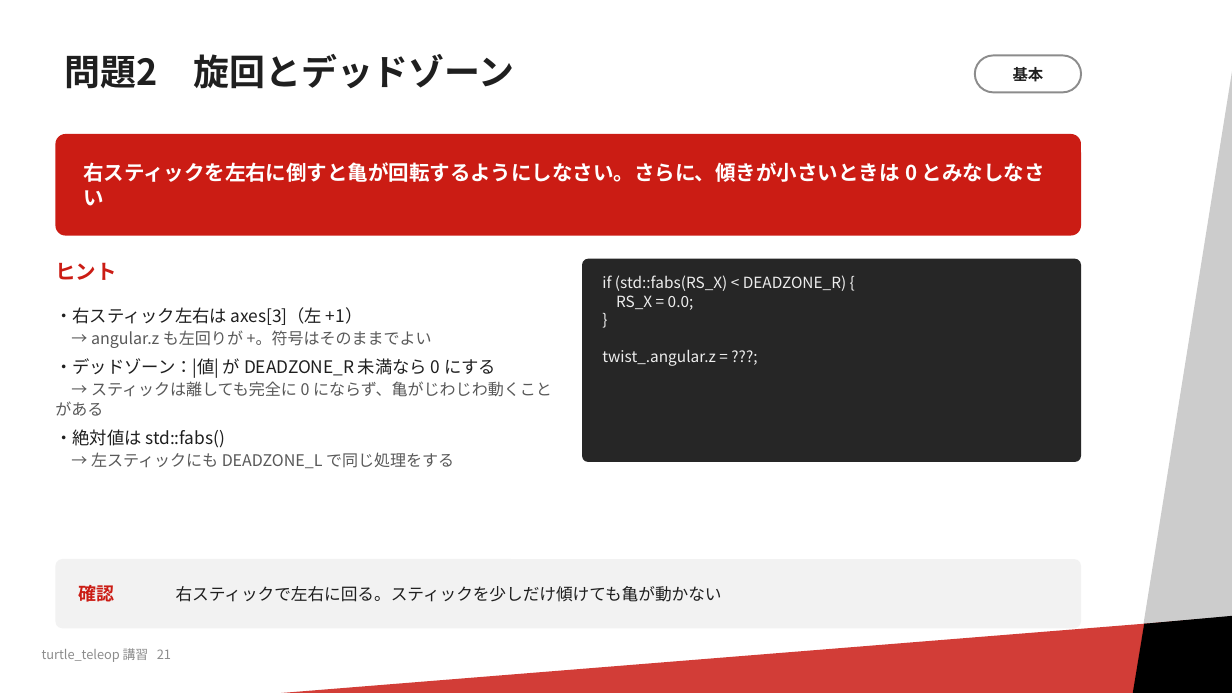
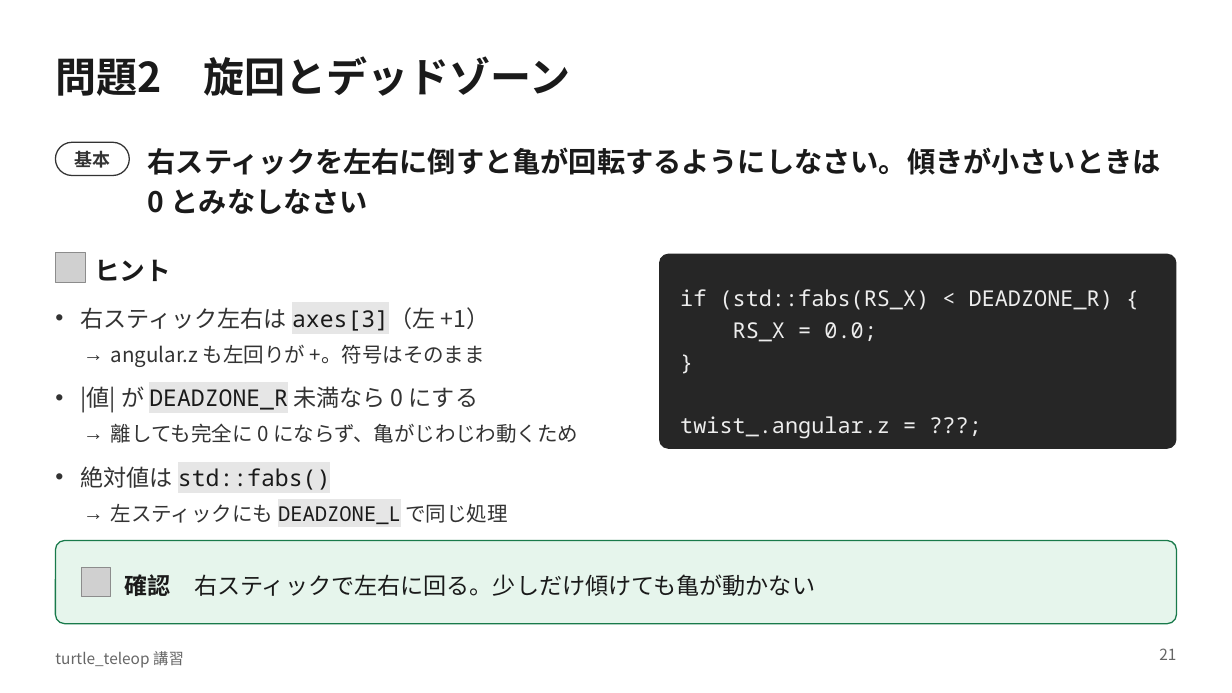
Before and after one commit to RRST-NHK-Project/rrst-ros2-ws-practice, a slide deck: slide 21 of docs/turtle_teleop講習.pptx. Drawn at 1232x693 pixels with LibreOffice and Linux fonts; fonts in the diff are those of the drawing; grey boxes stand for pictures; background and template pictures are left out. Boxes give left, top, right and bottom in pixels: in the first picture for what was removed or moved away, otherwise in the second. Text is boxed around its words. In the diff, an @@ line names an element or a change of style, - is before the commit and + after.

Commit message:
講習資料の修正

```diff
--- a/docs/turtle_teleop講習.pptx
+++ b/docs/turtle_teleop講習.pptx
@@ rectangle removed at [1042,17,1232,693] @@
@@ title "問題2 旋回とデッドゾーン": place and size @@
-title "問題2 旋回とデッドゾーン" at [65,54,514,89]
+title "問題2 旋回とデッドゾーン" at [55,56,571,96]
@@ title "問題2 旋回とデッドゾーン" at [55,56,571,96]: size 28 to 32 pt, text colour #1F1F1F to #1A1A1A; line spacing 0.9 to 1; less space between paragraphs @@
@@ rounded rectangle "基本": place and size @@
-rounded rectangle "基本" at [975,55,1081,92]
+rounded rectangle "基本" at [55,142,129,176]
@@ rounded rectangle "基本" at [55,142,129,176]: size 12 to 14 pt, text colour #1F1F1F to #333333; outline #8C8C8C 1.5 pt to #333333 1 pt @@
@@ rounded rectangle removed at [55,134,1081,236] @@
@@ text at [148,147,1161,214]: text changed; size 16 to 22 pt; text colour #FFFFFF to #1A1A1A @@
-右スティックを左右に倒すと亀が回転するようにしなさい。さらに、傾きが小さいときは 0 とみなしなさい
+右スティックを左右に倒すと亀が回転するようにしなさい。傾きが小さいときは 0 とみなしなさい
@@ text "右スティックを左右に倒すと亀が回転するようにしなさい。傾きが小さいときは 0 とみなしなさい" at [148,147,1161,214]: vertical alignment middle to top @@
@@ picture added at [55,253,85,283] @@
@@ text "ヒント": place and size @@
-text "ヒント" at [55,262,116,280]
+text "ヒント" at [94,259,171,281]
@@ text "ヒント" at [94,259,171,281]: size 16 to 20 pt, text colour #CB1C14 to #1A1A1A; line spacing 1 to 28pt; less space between paragraphs @@
@@ rounded rectangle "if (std::fabs(RS_X) < DEADZONE_R) {": place and size @@
-rounded rectangle "if (std::fabs(RS_X) < DEADZONE_R) {" at [582,259,1081,462]
+rounded rectangle "if (std::fabs(RS_X) < DEADZONE_R) {" at [659,254,1177,449]
@@ rounded rectangle "if (std::fabs(RS_X) < DEADZONE_R) {" at [659,254,1177,449]: size 12 to 17 pt, font Noto Sans CJK JP to Noto Sans Mono; line spacing 1 to 24.7pt; proportions changed @@
@@ text at [80,307,578,524]: text changed; size 12.5 to 16 pt; text colour #595959 to #333333 @@
-・右スティック左右は axes[3]（左 +1）
-→ angular.z も左回りが +。符号はそのままでよい
-・デッドゾーン：|値| が DEADZONE_R 未満なら 0 にする
-→ スティックは離しても完全に 0 にならず、亀がじわじわ動くことがある
-・絶対値は std::fabs()
-→ 左スティックにも DEADZONE_L で同じ処理をする
+• 右スティック左右は axes[3]（左 +1）
+  → angular.z も左回りが +。符号はそのまま
+• |値| が DEADZONE_R 未満なら 0 にする
+  → 離しても完全に 0 にならず、亀がじわじわ動くため
+• 絶対値は std::fabs()
+  → 左スティックにも DEADZONE_L で同じ処理
@@ rounded rectangle: place and size @@
-rounded rectangle at [55,559,1081,628]
+rounded rectangle at [55,541,1177,624]
@@ rounded rectangle at [55,541,1177,624]: fill #F2F2F2 to #E6F5EC; outline none to #197A4B 1 pt; proportions changed @@
@@ picture added at [81,567,111,597] @@
@@ text "確認 右スティックで左右に回る。少しだけ傾けても亀が動かない" at [125,571,815,600]: vertical alignment middle to top @@
@@ text removed at [79,582,115,606] @@
-確認
@@ text at [125,571,815,600]: text changed; size 13 to 18 pt; text colour #1F1F1F to #1A1A1A @@
-右スティックで左右に回る。スティックを少しだけ傾けても亀が動かない
+確認 右スティックで左右に回る。少しだけ傾けても亀が動かない
@@ rectangle removed at [52,610,1232,693] @@
@@ parallelogram removed at [1117,610,1232,693] @@
@@ text removed at [42,648,171,662] @@
-turtle_teleop 講習 21
@@ text added at [55,651,184,668], 12 pt, text #666666 @@
+turtle_teleop 講習
@@ page number added at [1159,648,1176,660], 12 pt, text #666666 @@
+21
```
Also in this commit, not shown: 29 other slides changed, 1 slide added, 5 other files.
